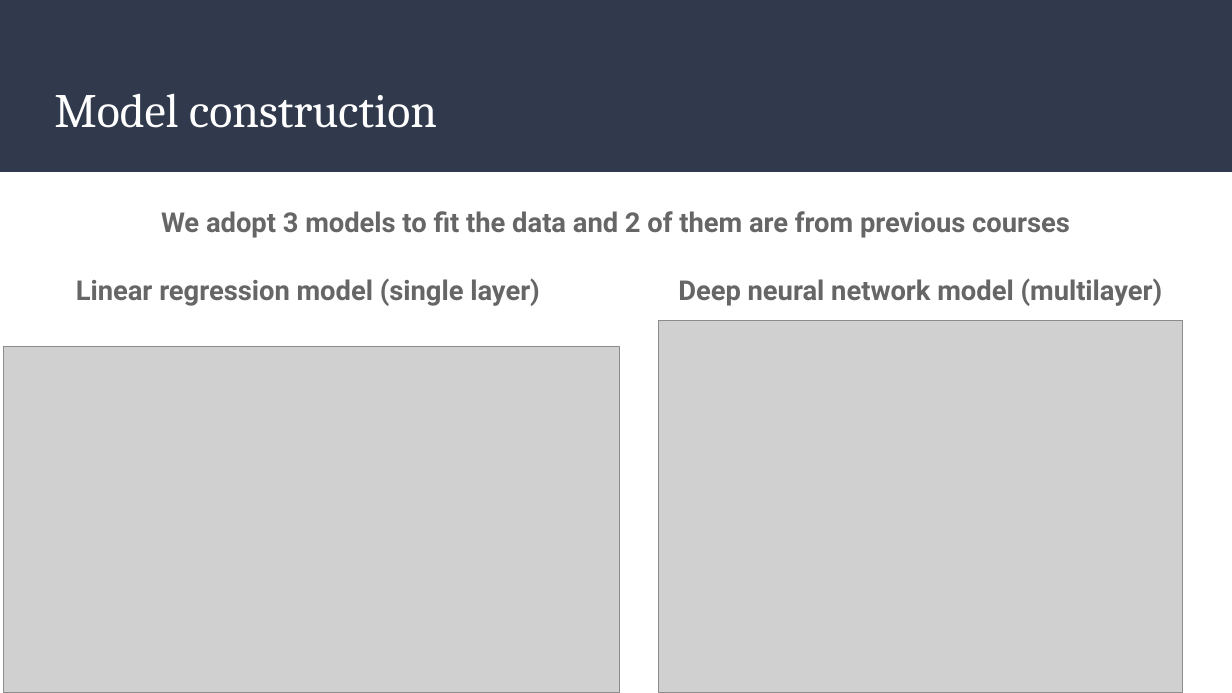
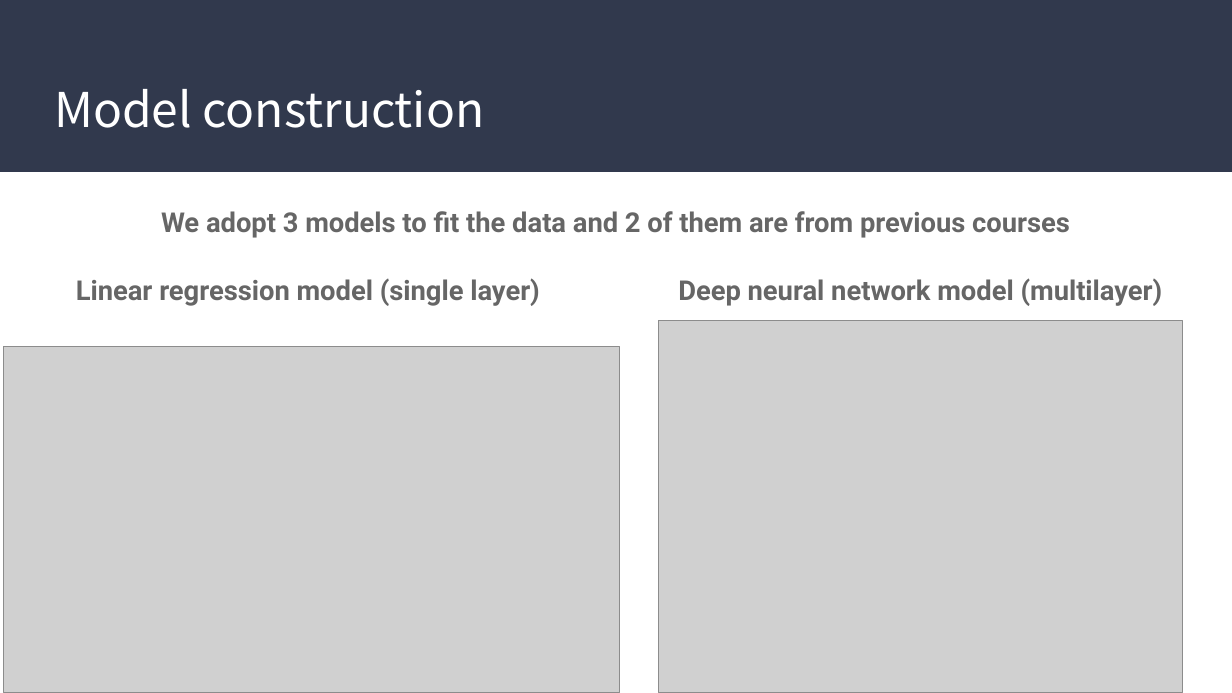
Before and after one commit to jwlamberthuang/Capstone-Project, a slide deck: slide 3 of docs/Weather forcast prediction.pptx. Drawn at 1232x693 pixels with LibreOffice and Linux fonts; fonts in the diff are those of the drawing; grey boxes stand for pictures. Boxes give left, top, right and bottom in pixels: in the first picture for what was removed or moved away, otherwise in the second. Text is boxed around its words. In the diff, an @@ line names an element or a change of style, - is before the commit and + after.

```diff
--- a/docs/Weather forcast prediction.pptx
+++ b/docs/Weather forcast prediction.pptx
@@ title "Model construction" at (x1=54, y1=89, x2=485, y2=128): font Cambria to Noto Sans CJK JP @@
```
Also in this commit, not shown: 7 other slides changed.
